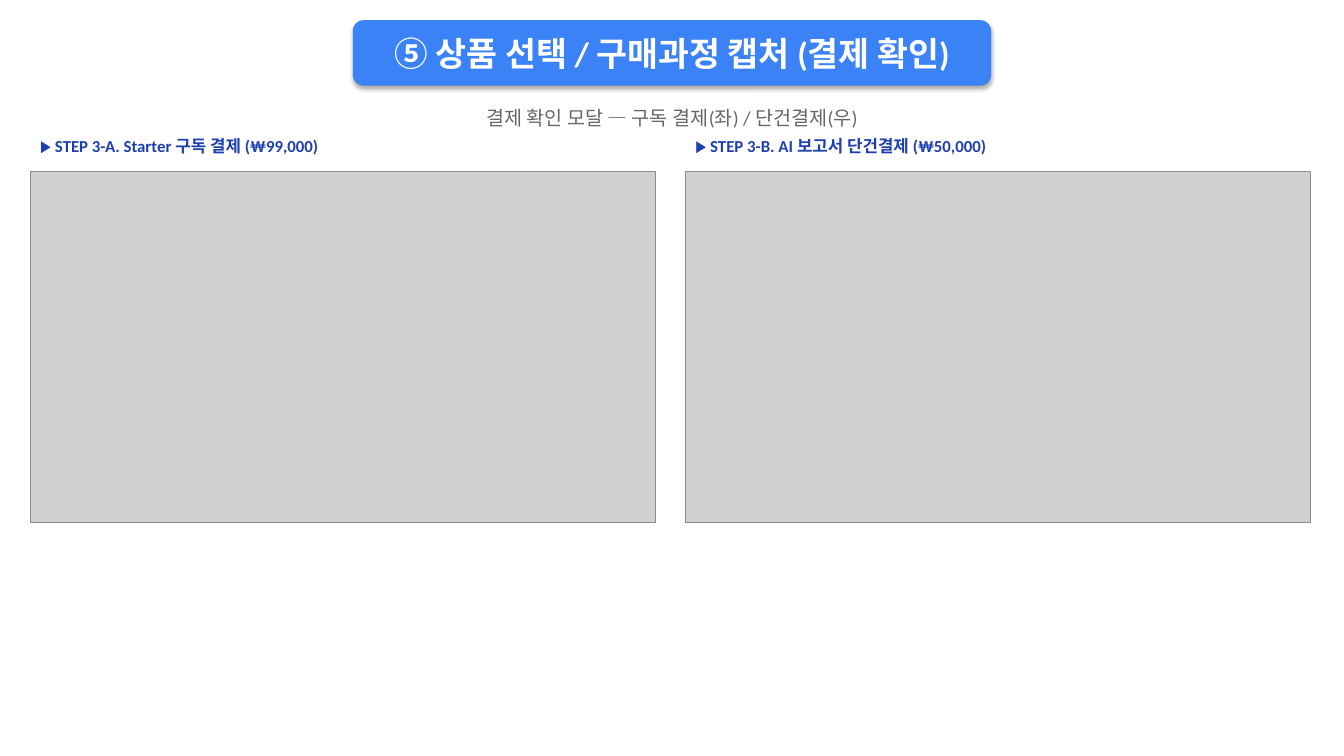
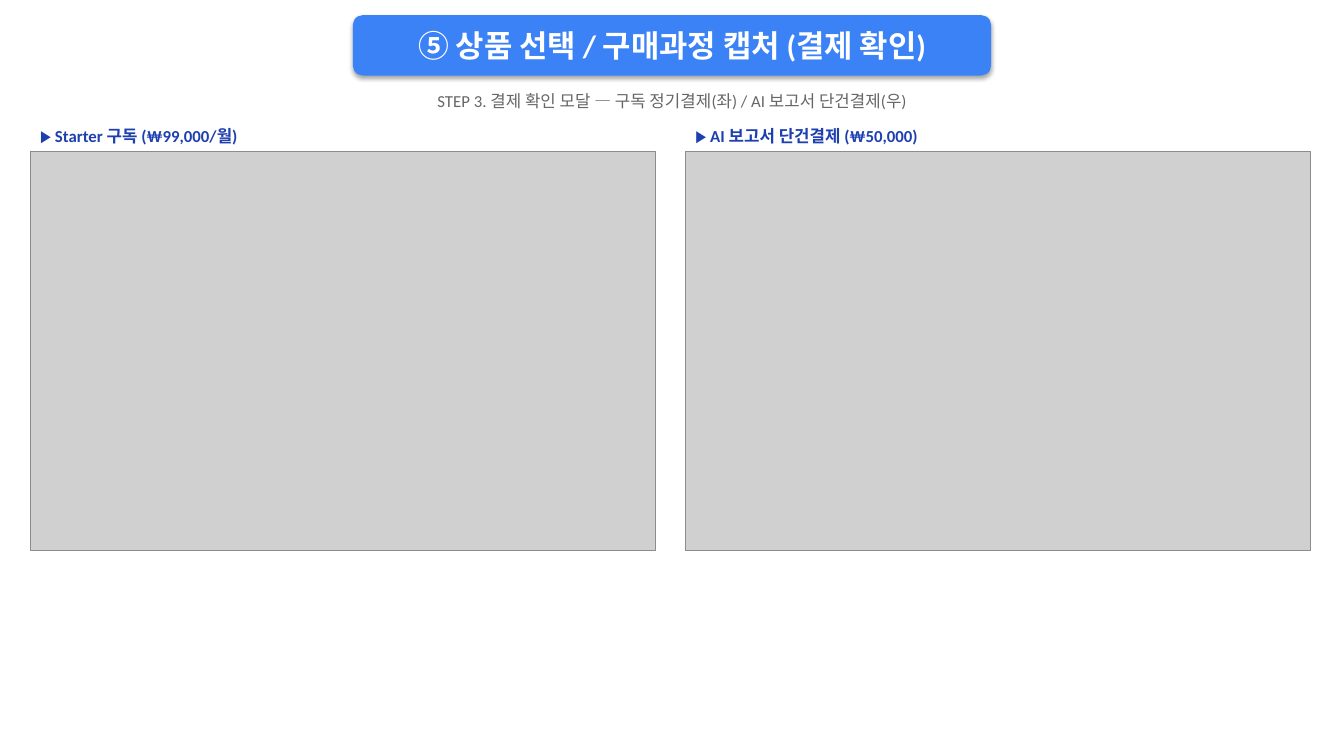
Before and after one commit to motiveinno-jpg/motive-team, a slide deck: slide 8 of whistle-ai-payment-path.pptx. Drawn at 1344x756 pixels with LibreOffice and Linux fonts; fonts in the diff are those of the drawing; grey boxes stand for pictures. Boxes give left, top, right and bottom in pixels: in the first picture for what was removed or moved away, otherwise in the second. Text is boxed around its words. In the diff, an @@ line names an element or a change of style, - is before the commit and + after.

```diff
--- a/whistle-ai-payment-path.pptx
+++ b/whistle-ai-payment-path.pptx
@@ rounded rectangle "⑤ 상품 선택 / 구매과정 ...": place and size @@
-rounded rectangle "⑤ 상품 선택 / 구매과정 ..." at box(353, 20, 991, 86)
+rounded rectangle "⑤ 상품 선택 / 구매과정 ..." at box(353, 15, 991, 76)
@@ rounded rectangle "⑤ 상품 선택 / 구매과정 ..." at box(353, 15, 991, 76): size 24 to 22 pt @@
@@ text at box(437, 93, 906, 109): text changed; size 14 to 12 pt @@
-결제 확인 모달 — 구독 결제(좌) / 단건결제(우)
+STEP 3. 결제 확인 모달 — 구독 정기결제(좌) / AI 보고서 단건결제(우)
@@ text at box(55, 128, 237, 145): text changed @@
-▶ STEP 3-A. Starter 구독 결제 (₩99,000)
+▶ Starter 구독 (₩99,000/월)
@@ text at box(710, 128, 917, 145): text changed @@
-▶ STEP 3-B. AI 보고서 단건결제 (₩50,000)
+▶ AI 보고서 단건결제 (₩50,000)
@@ picture: place and size @@
-picture at box(30, 171, 655, 523)
+picture at box(30, 151, 655, 551)
@@ picture: place and size @@
-picture at box(686, 171, 1311, 523)
+picture at box(686, 151, 1311, 551)
```
Also in this commit, not shown: 8 other slides changed.
